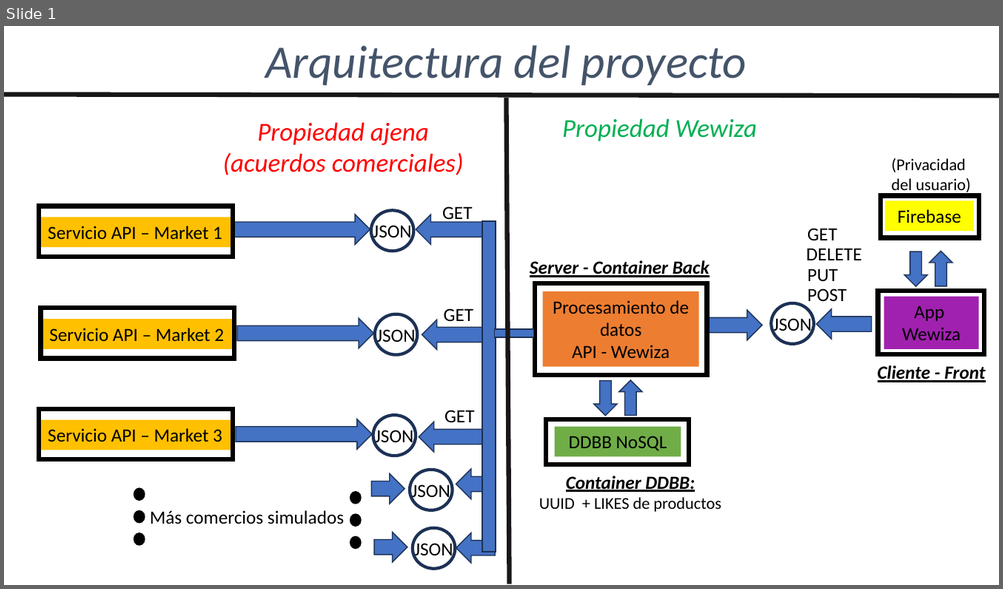
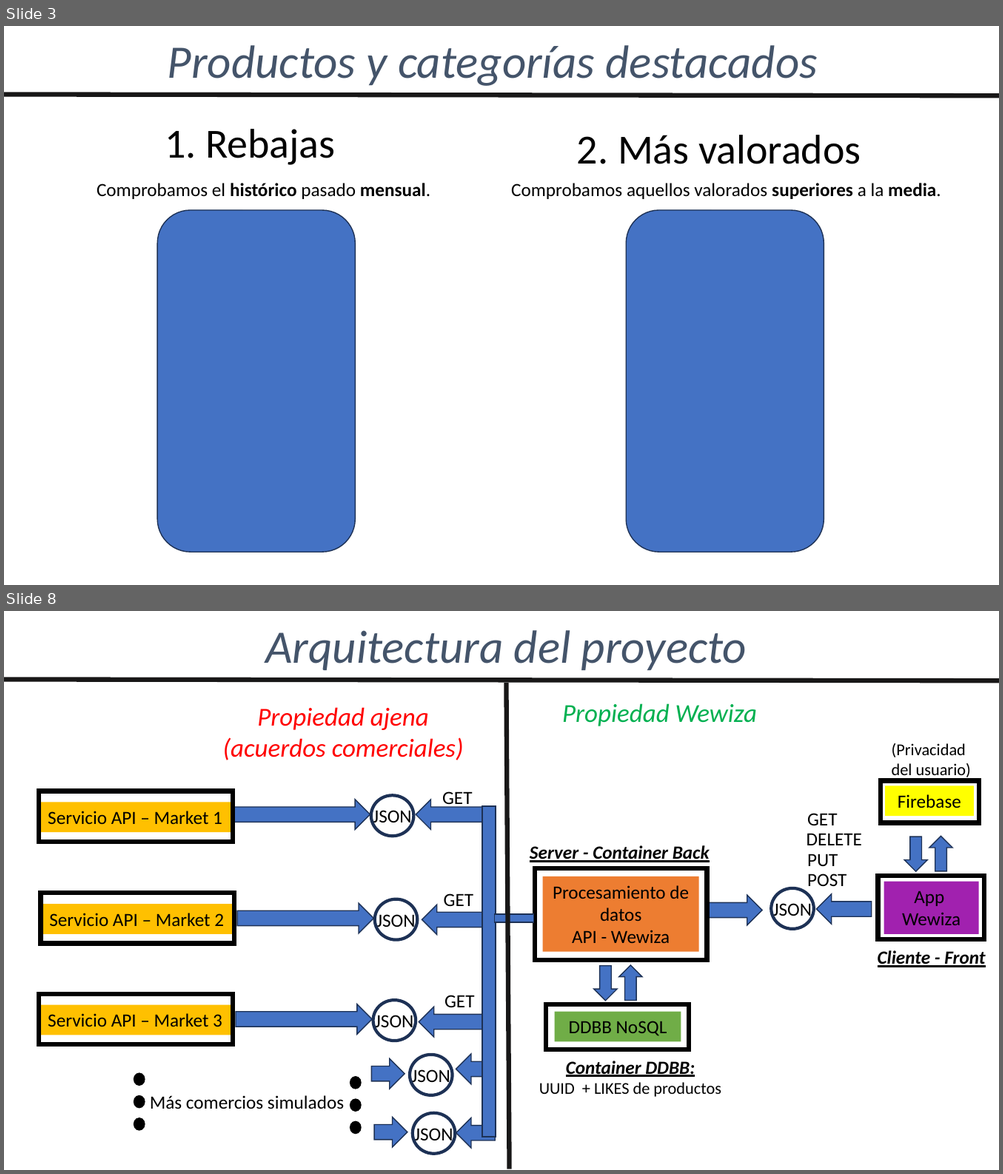
Before and after one commit to agchivite/Wewiza, a slide deck: 02_Documentacion/Presentacion_Wewiza.pptx. Shown one above the other, each under a label of ours: slide 1 before the commit, slides 3 and 8 after it; the slides between them are not shown. The pictures are 1003x589 and 1003x1174 pixels, drawn with LibreOffice and Linux fonts; fonts in the diff are those of the drawing. Boxes give left, top, right and bottom in pixels: in the first picture for what was removed or moved away, otherwise in the second. Text is boxed around its words. In the diff, an @@ line names an element or a change of style, - is before the commit and + after.

```diff
--- a/02_Documentacion/Presentacion_Wewiza.pptx
+++ b/02_Documentacion/Presentacion_Wewiza.pptx
@@ slide 3 added at [4,26,999,585], background #FFFFFF @@
@@ text added at [168,45,817,86], 45 pt, text #44546A, italic @@
+Productos y categorías destacados
@@ line added from (4, 95) to (999, 96), #181717 4.5 pt @@
@@ text added at [165,129,335,165], 40 pt, text #000000 @@
+1. Rebajas
@@ text added at [577,135,861,164], 40 pt, text #000000 @@
+2. Más valorados
@@ text added at [96,183,430,199], 18 pt, text #000000 @@
+Comprobamos el histórico pasado mensual.
@@ text added at [511,183,941,199], 18 pt, text #000000 @@
+Comprobamos aquellos valorados superiores a la media.
@@ rounded rectangle added at [158,210,356,552], fill #4472C4, outline #1E3256 1 pt @@
@@ rounded rectangle added at [626,210,824,552], fill #4472C4, outline #1E3256 1 pt @@
@@ what was slide 1 is now slide 8 @@
```
Also in this commit, not shown: 6 other slides added.
